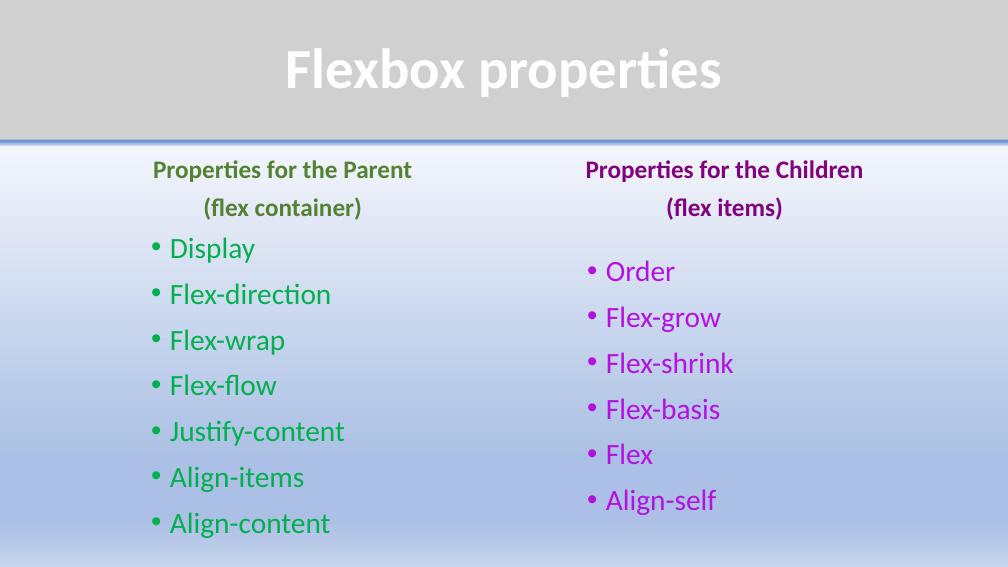
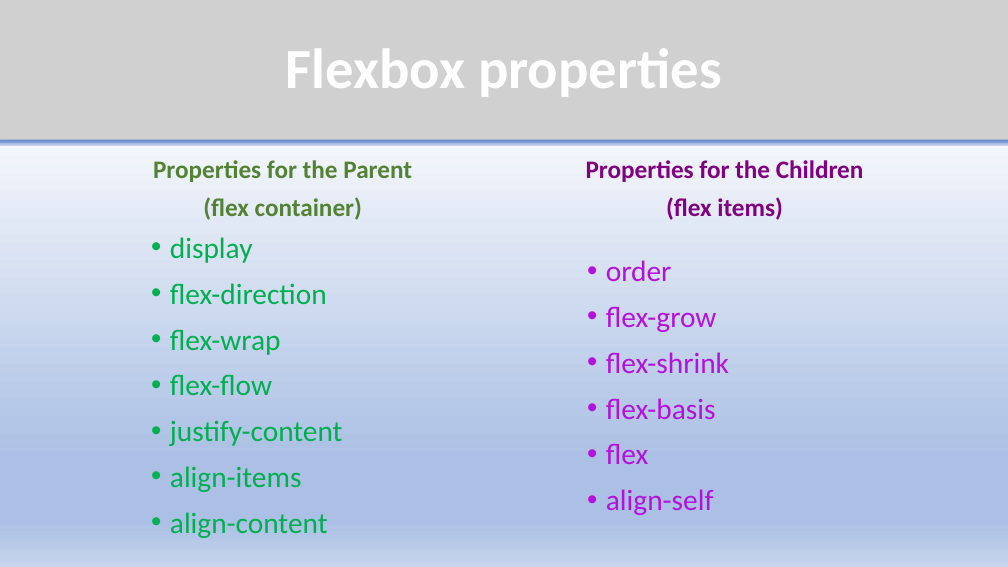
Before and after one commit to AdHouen/COURS_ANGLAIS, a slide deck: slide 5 of Exposé/Presentation Flex Box.pptx. Drawn at 1008x567 pixels with LibreOffice and Linux fonts; fonts in the diff are those of the drawing; grey boxes stand for pictures. Boxes give left, top, right and bottom in pixels: in the first picture for what was removed or moved away, otherwise in the second. Text is boxed around its words. In the diff, an @@ line names an element or a change of style, - is before the commit and + after.

```diff
--- a/Exposé/Presentation Flex Box.pptx
+++ b/Exposé/Presentation Flex Box.pptx
@@ text at bbox=[170, 237, 343, 538]: text changed @@
-• Display
-• Flex-direction
-• Flex-wrap
-• Flex-flow
-• Justify-content
-• Align-items
-• Align-content
+• display
+• flex-direction
+• flex-wrap
+• flex-flow
+• justify-content
+• align-items
+• align-content
@@ text at bbox=[606, 260, 729, 515]: text changed @@
-• Order
-• Flex-grow
-• Flex-shrink
-• Flex-basis
-• Flex
-• Align-self
+• order
+• flex-grow
+• flex-shrink
+• flex-basis
+• flex
+• align-self
```
Also in this commit, not shown: 9 other slides changed, 1 other file.
